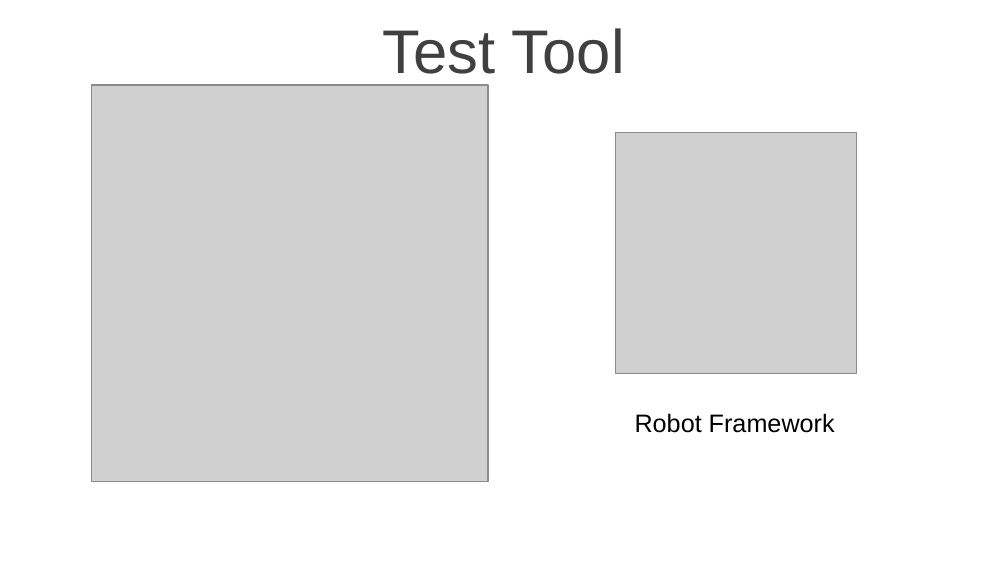
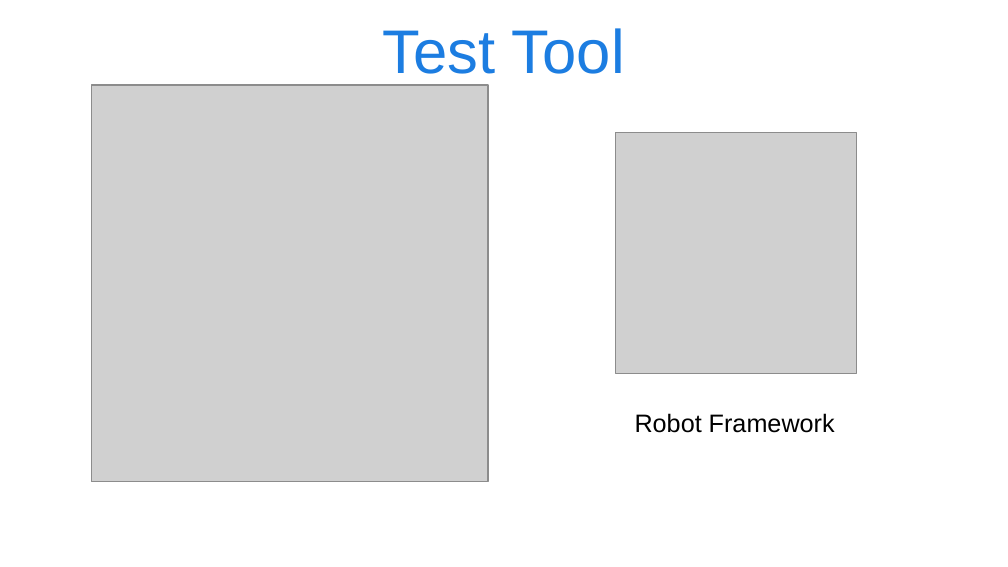
Before and after one commit to andyy0123/STV_finalProject, a slide deck: slide 15 of midterm.pptx (slide 14 before the commit). Drawn at 1008x567 pixels with LibreOffice and Linux fonts; fonts in the diff are those of the drawing; grey boxes stand for pictures; background and template pictures are left out. Boxes give left, top, right and bottom in pixels: in the first picture for what was removed or moved away, otherwise in the second. Text is boxed around its words. In the diff, an @@ line names an element or a change of style, - is before the commit and + after.

```diff
--- a/midterm.pptx
+++ b/midterm.pptx
@@ title "Test Tool" at (383,28,625,85): text colour #404040 to #1C7DE1 @@
```
Also in this commit, not shown: 12 other slides changed, 1 slide added, 2 other files.
